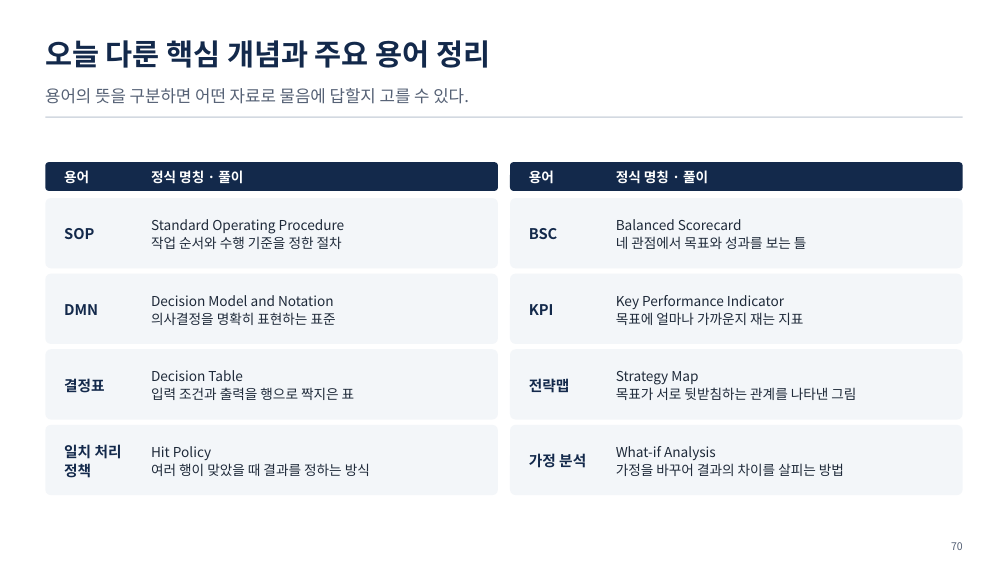
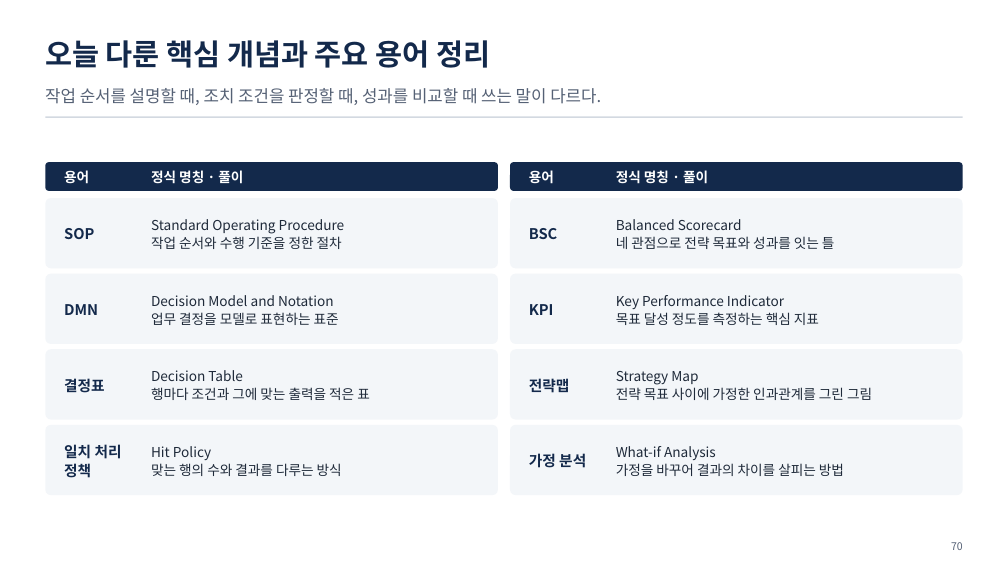
Before and after one commit to uengine-oss/hyd-iot-edu, a slide deck: slide 70 of workspace/강의제작/산출물/통합반/이론/03회차/통합반_03일차.pptx. Drawn at 1008x567 pixels with LibreOffice and Linux fonts; fonts in the diff are those of the drawing. Boxes give left, top, right and bottom in pixels: in the first picture for what was removed or moved away, otherwise in the second. Text is boxed around its words. In the diff, an @@ line names an element or a change of style, - is before the commit and + after.

Commit message:
통합반 3회차 67~70장 조건표 판정·손실 비교와 복습·용어의 근거를 화면과 낭독에 맞춘다

```diff
--- a/workspace/강의제작/산출물/통합반/이론/03회차/통합반_03일차.pptx
+++ b/workspace/강의제작/산출물/통합반/이론/03회차/통합반_03일차.pptx
@@ text at (45,88,601,105): text changed @@
-용어의 뜻을 구분하면 어떤 자료로 물음에 답할지 고를 수 있다.
+작업 순서를 설명할 때, 조치 조건을 판정할 때, 성과를 비교할 때 쓰는 말이 다르다.
@@ text at (616,236,835,249): text changed @@
-네 관점에서 목표와 성과를 보는 틀
+네 관점으로 전략 목표와 성과를 잇는 틀
@@ text at (151,312,339,325): text changed @@
-의사결정을 명확히 표현하는 표준
+업무 결정을 모델로 표현하는 표준
@@ text at (616,312,819,325): text changed @@
-목표에 얼마나 가까운지 재는 지표
+목표 달성 정도를 측정하는 핵심 지표
@@ text at (151,387,370,400): text changed @@
-입력 조건과 출력을 행으로 짝지은 표
+행마다 조건과 그에 맞는 출력을 적은 표
@@ text at (616,387,872,400): text changed @@
-목표가 서로 뒷받침하는 관계를 나타낸 그림
+전략 목표 사이에 가정한 인과관계를 그린 그림
@@ text at (151,463,342,476): text changed @@
-여러 행이 맞았을 때 결과를 정하는 방식
+맞는 행의 수와 결과를 다루는 방식
```
Also in this commit, not shown: 3 other slides changed, 18 other files.
